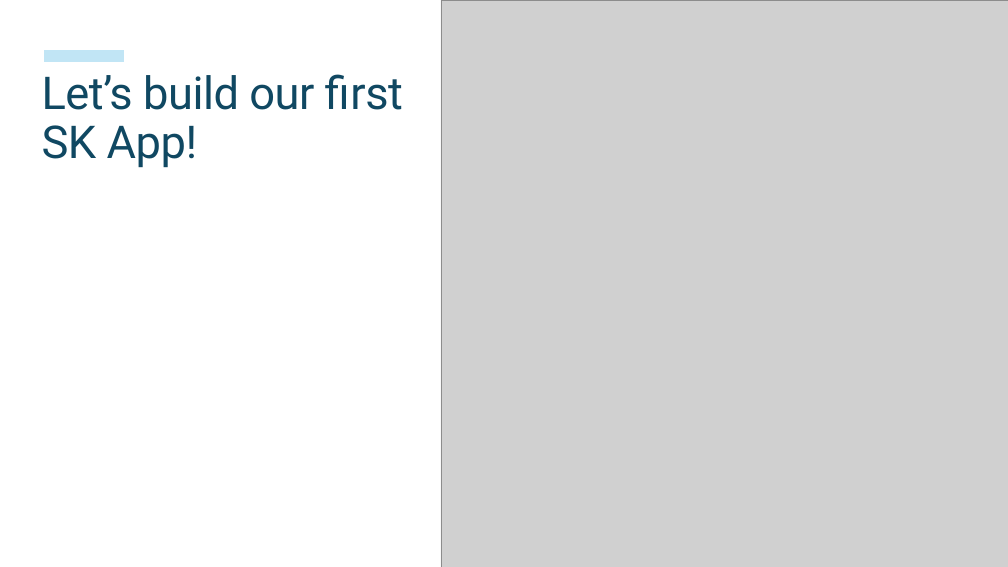
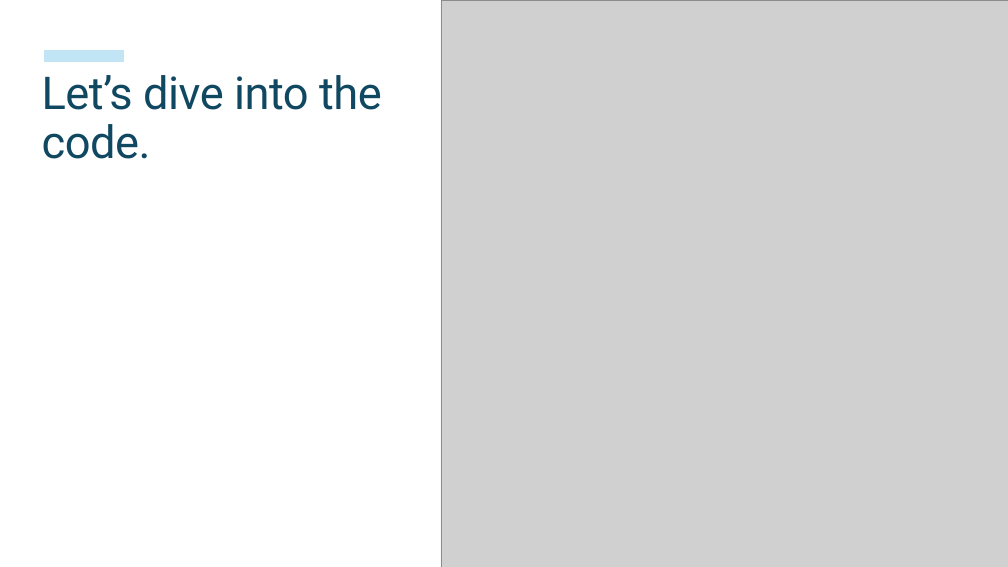
Before and after one commit to Rickcau/Semantic-Kernel-101, a slide deck: slide 10 of ppts/Lesson2.pptx. Drawn at 1008x567 pixels with LibreOffice and Linux fonts; fonts in the diff are those of the drawing; grey boxes stand for pictures. Boxes give left, top, right and bottom in pixels: in the first picture for what was removed or moved away, otherwise in the second. Text is boxed around its words. In the diff, an @@ line names an element or a change of style, - is before the commit and + after.

```diff
--- a/ppts/Lesson2.pptx
+++ b/ppts/Lesson2.pptx
@@ title at (x1=42, y1=75, x2=382, y2=159): text changed @@
-Let’s build our first SK App!
+Let’s dive into the code.
```
Also in this commit, not shown: 4 other slides changed, 1 slide added, 1 slide removed, 3 other files.
